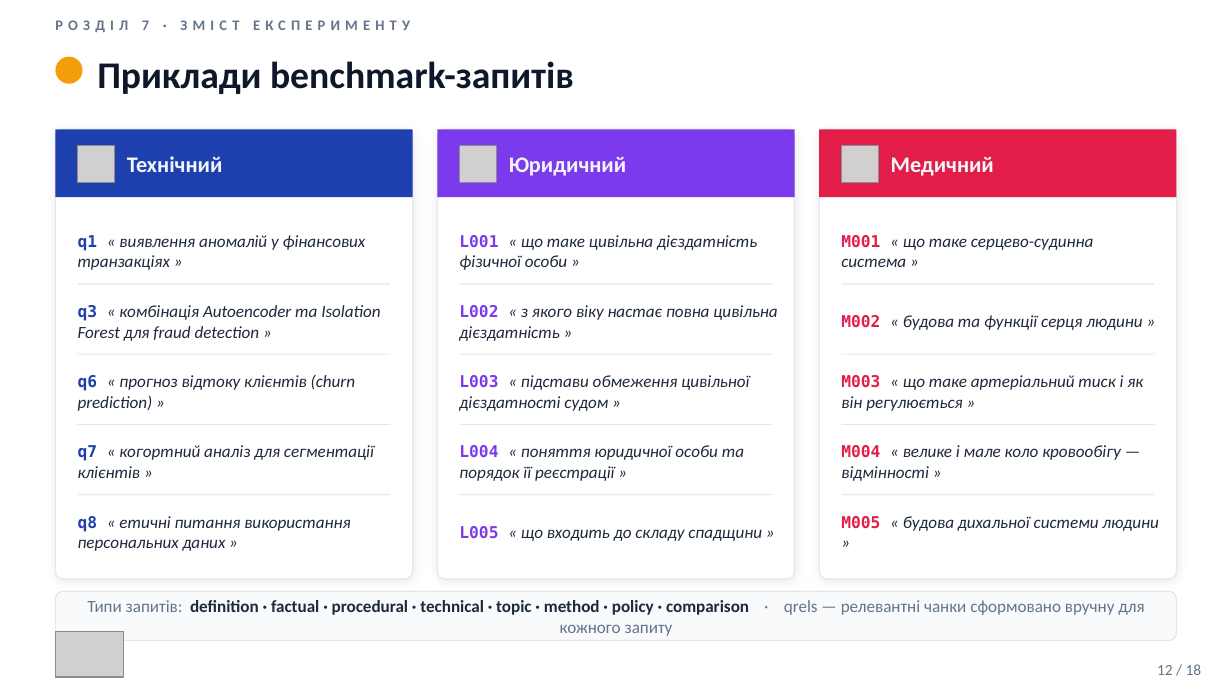
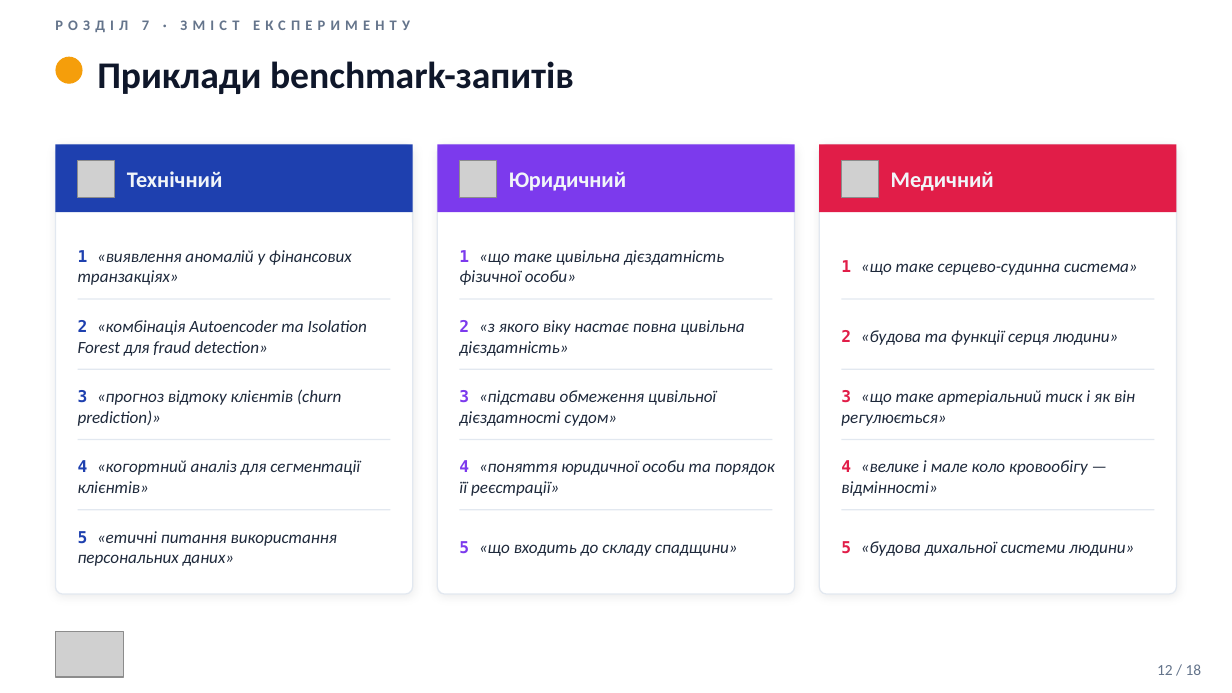
Before and after one commit to vitaliinnest/kb-semantic-search-benchmark, a slide deck: slide 12 of thesis/Nesterenko_Presentation.pptx. Drawn at 1232x693 pixels with LibreOffice and Linux fonts; fonts in the diff are those of the drawing; grey boxes stand for pictures. Boxes give left, top, right and bottom in pixels: in the first picture for what was removed or moved away, otherwise in the second. Text is boxed around its words. In the diff, an @@ line names an element or a change of style, - is before the commit and + after.

```diff
--- a/thesis/Nesterenko_Presentation.pptx
+++ b/thesis/Nesterenko_Presentation.pptx
@@ text at <box>78,250,352,285</box>: text changed @@
-q1 « виявлення аномалій у фінансових транзакціях »
+1 «виявлення аномалій у фінансових транзакціях»
@@ text at <box>459,250,724,285</box>: text changed @@
-L001 « що таке цивільна дієздатність фізичної особи »
+1 «що таке цивільна дієздатність фізичної особи»
@@ text at <box>841,260,1138,275</box>: text changed @@
-M001 « що таке серцево-судинна система »
+1 «що таке серцево-судинна система»
@@ text at <box>78,320,367,356</box>: text changed @@
-q3 « комбінація Autoencoder та Isolation Forest для fraud detection »
+2 «комбінація Autoencoder та Isolation Forest для fraud detection»
@@ text at <box>459,320,744,356</box>: text changed @@
-L002 « з якого віку настає повна цивільна дієздатність »
+2 «з якого віку настає повна цивільна дієздатність»
@@ text at <box>841,330,1118,345</box>: text changed @@
-M002 « будова та функції серця людини »
+2 «будова та функції серця людини»
@@ text at <box>78,389,341,426</box>: text changed @@
-q6 « прогноз відтоку клієнтів (churn prediction) »
+3 «прогноз відтоку клієнтів (churn prediction)»
@@ text at <box>459,390,716,426</box>: text changed @@
-L003 « підстави обмеження цивільної дієздатності судом »
+3 «підстави обмеження цивільної дієздатності судом»
@@ text at <box>841,390,1135,426</box>: text changed @@
-M003 « що таке артеріальний тиск і як він регулюється »
+3 «що таке артеріальний тиск і як він регулюється»
@@ text at <box>78,460,360,493</box>: text changed @@
-q7 « когортний аналіз для сегментації клієнтів »
+4 «когортний аналіз для сегментації клієнтів»
@@ text at <box>459,460,775,496</box>: text changed @@
-L004 « поняття юридичної особи та порядок її реєстрації »
+4 «поняття юридичної особи та порядок її реєстрації»
@@ text at <box>841,460,1088,496</box>: text changed @@
-M004 « велике і мале коло кровообігу — відмінності »
+4 «велике і мале коло кровообігу — відмінності»
@@ 15 rectangles, 3 pictures, 3 texts, 3 rounded rectangles: place and size @@
-15 rectangles, 3 pictures, 3 texts, 3 rounded rectangles at <box>55,129,1177,579</box>
+15 rectangles, 3 pictures, 3 texts, 3 rounded rectangles at <box>55,144,1177,594</box>
@@ text at <box>78,531,337,566</box>: text changed @@
-q8 « етичні питання використання персональних даних »
+5 «етичні питання використання персональних даних»
@@ text at <box>459,541,738,556</box>: text changed @@
-L005 « що входить до складу спадщини »
+5 «що входить до складу спадщини»
@@ text at <box>841,541,1134,556</box>: text changed @@
-M005 « будова дихальної системи людини »
+5 «будова дихальної системи людини»
@@ rounded rectangle removed at <box>55,591,1177,641</box> @@
@@ text removed at <box>87,600,1144,636</box> @@
-Типи запитів: definition · factual · procedural · technical · topic · method · policy · comparison · qrels — релевантні чанки сформовано вручну для кожного запиту
```
Also in this commit, not shown: 12 other slides changed.
